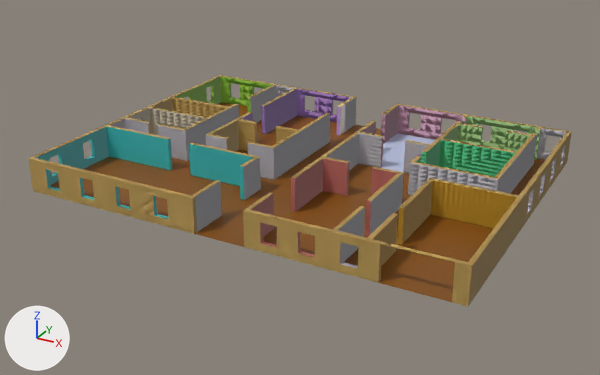
Before and after pictures for a commit that changed the Blender file Assets/Blender/house.blend.
Camera for both pictures: a camera (50 mm lens) standing at (68.2, -62.1, 38.6) and looking at (24.8, 16.8, -0.9). The lights are fixed; the arrows at lower left show +X, +Y and +Z.

Objects in the first picture: 'floor', 'walls'.
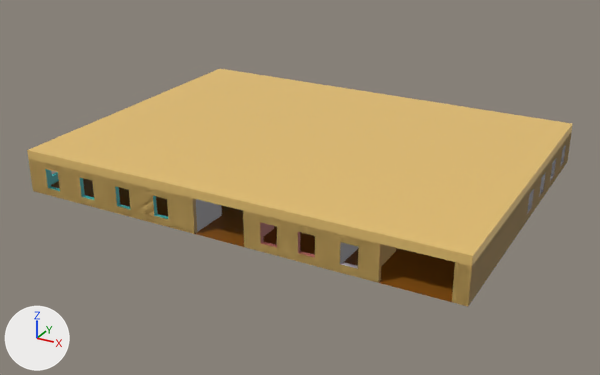
Location of each change, (x1, y1, x2, y2) in pixels of the pictures (600 x 375 px):
'ceiling', shown: after (27, 69, 573, 266)
'walls', unchanged, covered by the edit: before (28, 75, 572, 306); after (28, 132, 572, 306)
'floor', unchanged, covered by the edit: before (42, 102, 562, 307); after (42, 170, 562, 307)

Edits to the bpy script that builds the scene:
```text
Change ob_ceiling:
    remove ob_ceiling.hide_set(True)
```
